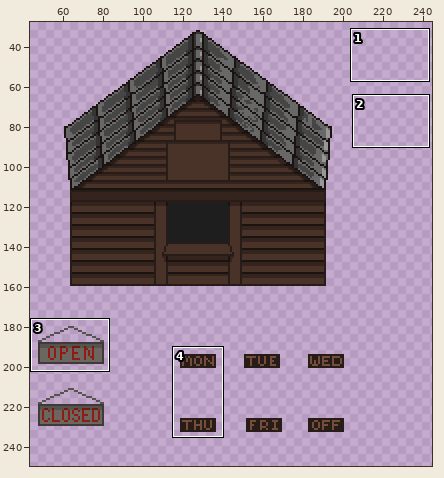
Edited in one commit: sprite sheet (harvest-havoc/assets/spritesheets/store.png). Above, an overview of the earlier version with the close-up marked.
Close-up. Before the edit:
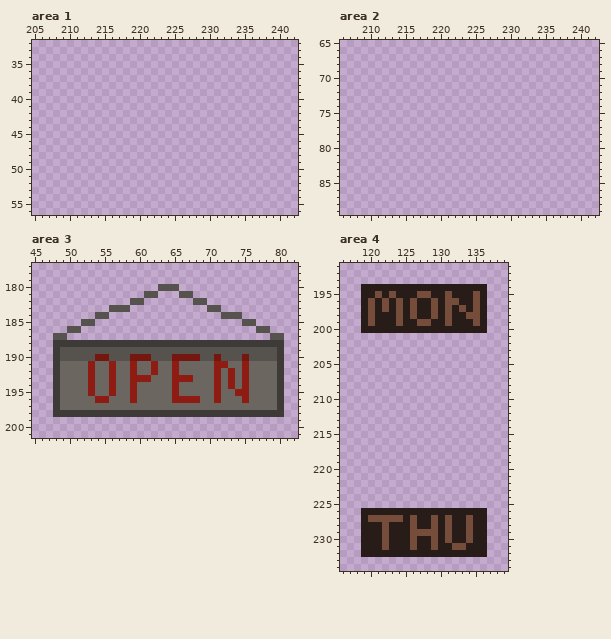
The file is 256x256 pixels. Shown: area 1: x 205..242, y 32..56; area 2: x 206..242, y 65..89; area 3: x 45..82, y 177..201; area 4: x 116..139, y 191..234. The wide view leaves out empty margins. The commit also changed other parts of the picture, which this record leaves out.
Once edited:
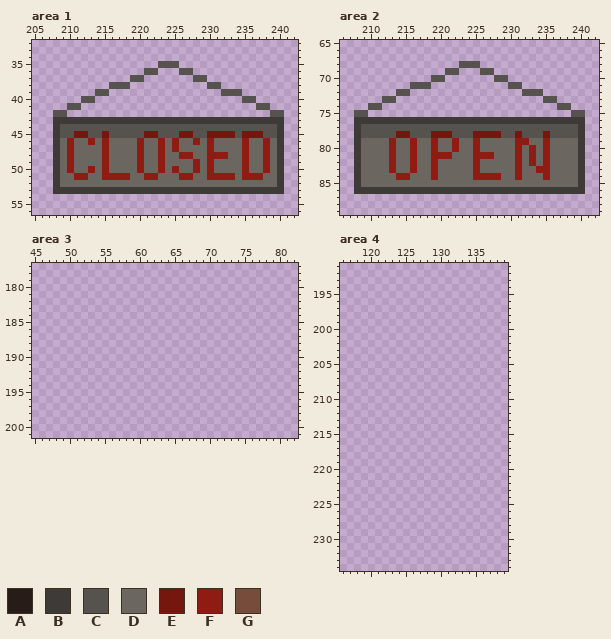
Palette (. is transparent): A #271c17  B #3d3a37  C #56524e  D #6c6661  E #75160f  F #8f1c13  G #754d3a
Diff:
Area 1:
y 35: x 223..225 ... -> CCC
y 36: x 221..222 .. -> CC; x 226..227 .. -> CC
y 37: x 219..220 .. -> CC; x 228..229 .. -> CC
y 38: x 216..218 ... -> CCC; x 230..231 .. -> CC
y 39: x 214..215 .. -> CC; x 232..234 ... -> CCC
y 40: x 212..213 .. -> CC; x 235..236 .. -> CC
y 41: x 210..211 .. -> CC; x 237..238 .. -> CC
y 42: x 208..209 .. -> CC; x 239..240 .. -> CC
y 43: x 208..240 ................................. -> BBBBBBBBBBBBBBBBBBBBBBBBBBBBBBBBB
y 44: x 208..240 ................................. -> BCCCCCCCCCCCCCCCCCCCCCCCCCCCCCCCB
y 45: x 208..240 ................................. -> BCCEECCECCCCCEECCCEECCEEEECEEECCB
y 46: x 208..240 ................................. -> BDFDDFDFDDDDFDDFDFDDFDFDDDDFDDFDB
y 47: x 208..240 ................................. -> BDFDDDDFDDDDFDDFDFDDDDFDDDDFDDFDB
y 48: x 208..240 ................................. -> BDFDDDDFDDDDFDDFDDFFDDFFFDDFDDFDB
y 49: x 208..240 ................................. -> BDFDDDDFDDDDFDDFDDDDFDFDDDDFDDFDB
y 50: x 208..240 ................................. -> BDFDDFDFDDDDFDDFDFDDFDFDDDDFDDFDB
y 51: x 208..240 ................................. -> BDDFFDDFFFFDDFFDDDFFDDFFFFDFFFDDB
y 52: x 208..240 ................................. -> BDDDDDDDDDDDDDDDDDDDDDDDDDDDDDDDB
y 53: x 208..240 ................................. -> BBBBBBBBBBBBBBBBBBBBBBBBBBBBBBBBB
Area 2:
y 68: x 223..225 ... -> CCC
y 69: x 221..222 .. -> CC; x 226..227 .. -> CC
y 70: x 219..220 .. -> CC; x 228..229 .. -> CC
y 71: x 216..218 ... -> CCC; x 230..231 .. -> CC
y 72: x 214..215 .. -> CC; x 232..234 ... -> CCC
y 73: x 212..213 .. -> CC; x 235..236 .. -> CC
y 74: x 210..211 .. -> CC; x 237..238 .. -> CC
y 75: x 208..209 .. -> CC; x 239..240 .. -> CC
y 76: x 208..240 ................................. -> BBBBBBBBBBBBBBBBBBBBBBBBBBBBBBBBB
y 77: x 208..240 ................................. -> BCCCCCCCCCCCCCCCCCCCCCCCCCCCCCCCB
y 78: x 208..240 ................................. -> BCCCCCEECCCEEECCCEEEECCECCCECCCCB
y 79: x 208..240 ................................. -> BDDDDFDDFDDFDDFDDFDDDDDFFDDFDDDDB
y 80: x 208..240 ................................. -> BDDDDFDDFDDFDDFDDFDDDDDFDFDFDDDDB
y 81: x 208..240 ................................. -> BDDDDFDDFDDFFFDDDFFFDDDFDFDFDDDDB
y 82: x 208..240 ................................. -> BDDDDFDDFDDFDDDDDFDDDDDFDFDFDDDDB
y 83: x 208..240 ................................. -> BDDDDFDDFDDFDDDDDFDDDDDFDDFFDDDDB
y 84: x 208..240 ................................. -> BDDDDDFFDDDFDDDDDFFFFDDFDDDFDDDDB
y 85: x 208..240 ................................. -> BDDDDDDDDDDDDDDDDDDDDDDDDDDDDDDDB
y 86: x 208..240 ................................. -> BBBBBBBBBBBBBBBBBBBBBBBBBBBBBBBBB
Area 3:
y 180: x 63..65 CCC -> ...
y 181: x 61..62 CC -> ..; x 66..67 CC -> ..
y 182: x 59..60 CC -> ..; x 68..69 CC -> ..
y 183: x 56..58 CCC -> ...; x 70..71 CC -> ..
y 184: x 54..55 CC -> ..; x 72..74 CCC -> ...
y 185: x 52..53 CC -> ..; x 75..76 CC -> ..
y 186: x 50..51 CC -> ..; x 77..78 CC -> ..
y 187: x 48..49 CC -> ..; x 79..80 CC -> ..
y 188: x 48..80 BBBBBBBBBBBBBBBBBBBBBBBBBBBBBBBBB -> .................................
y 189: x 48..80 BCCCCCCCCCCCCCCCCCCCCCCCCCCCCCCCB -> .................................
y 190: x 48..80 BCCCCCEECCCEEECCCEEEECCECCCECCCCB -> .................................
y 191: x 48..80 BDDDDFDDFDDFDDFDDFDDDDDFFDDFDDDDB -> .................................
y 192: x 48..80 BDDDDFDDFDDFDDFDDFDDDDDFDFDFDDDDB -> .................................
y 193: x 48..80 BDDDDFDDFDDFFFDDDFFFDDDFDFDFDDDDB -> .................................
y 194: x 48..80 BDDDDFDDFDDFDDDDDFDDDDDFDFDFDDDDB -> .................................
y 195: x 48..80 BDDDDFDDFDDFDDDDDFDDDDDFDDFFDDDDB -> .................................
y 196: x 48..80 BDDDDDFFDDDFDDDDDFFFFDDFDDDFDDDDB -> .................................
y 197: x 48..80 BDDDDDDDDDDDDDDDDDDDDDDDDDDDDDDDB -> .................................
y 198: x 48..80 BBBBBBBBBBBBBBBBBBBBBBBBBBBBBBBBB -> .................................
Area 4:
y 194: x 119..136 AAAAAAAAAAAAAAAAAA -> ..................
y 195: x 119..136 AAGAGAAAGGAAGAAAGA -> ..................
y 196: x 119..136 AGAGAGAGAAGAGGAAGA -> ..................
y 197: x 119..136 AGAGAGAGAAGAGAGAGA -> ..................
y 198: x 119..136 AGAAAGAGAAGAGAAGGA -> ..................
y 199: x 119..136 AGAAAGAAGGAAGAAAGA -> ..................
y 200: x 119..136 AAAAAAAAAAAAAAAAAA -> ..................
y 226: x 119..136 AAAAAAAAAAAAAAAAAA -> ..................
y 227: x 119..136 AGGGGGAGAAGAGAAGAA -> ..................
y 228: x 119..136 AAAGAAAGAAGAGAAGAA -> ..................
y 229: x 119..136 AAAGAAAGGGGAGAAGAA -> ..................
y 230: x 119..136 AAAGAAAGAAGAGAAGAA -> ..................
y 231: x 119..136 AAAGAAAGAAGAAGGAAA -> ..................
y 232: x 119..136 AAAAAAAAAAAAAAAAAA -> ..................
Where, in picture pixels (left, top, right, bottom), the same in both close-ups:
added: (53, 61, 284, 194)
added: (354, 61, 585, 194)
erased: (53, 284, 284, 417)
erased: (361, 284, 487, 333)
erased: (361, 508, 487, 557)
